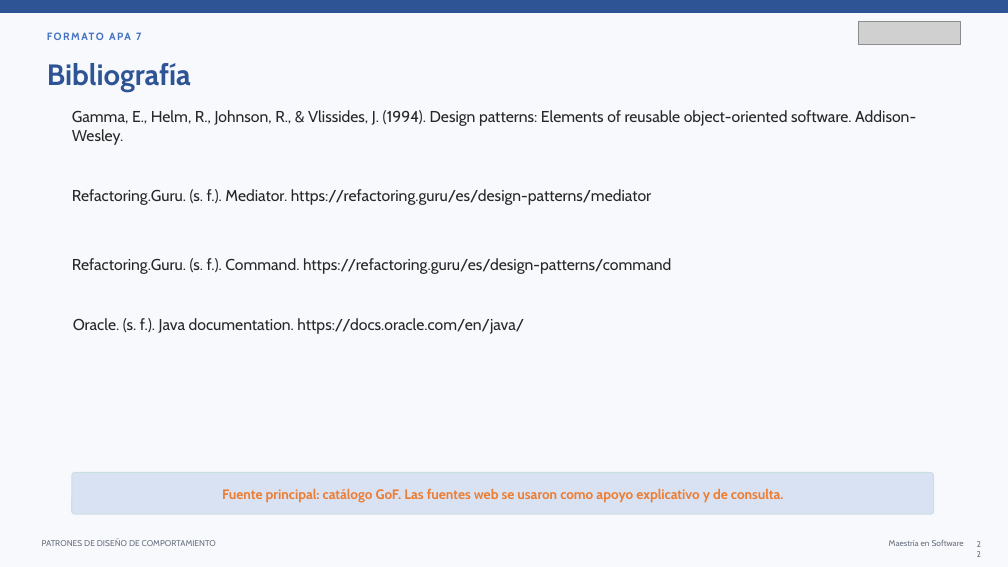
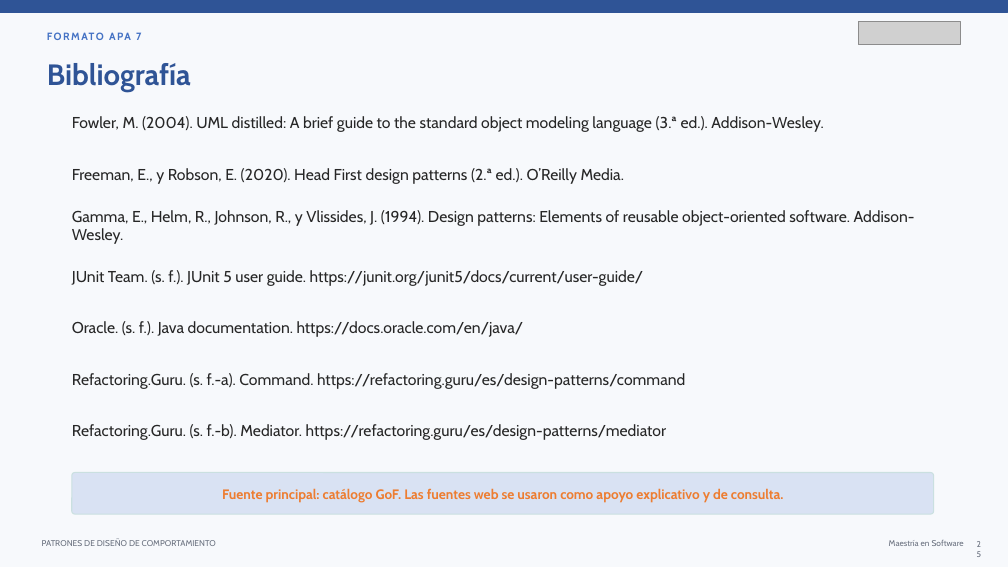
Before and after one commit to carytnas/PDS_Actividad03_Grupo02, a slide deck: slide 25 of documentacion/PDS_Actividad03_Grupo02.pptx (slide 22 before the commit). Drawn at 1008x567 pixels with LibreOffice and Linux fonts; fonts in the diff are those of the drawing; grey boxes stand for pictures. Boxes give left, top, right and bottom in pixels: in the first picture for what was removed or moved away, otherwise in the second. Text is boxed around its words. In the diff, an @@ line names an element or a change of style, - is before the commit and + after.

Commit message:
Mejoras de Mediator y Command, pruebas e informe actualizado
- Mediator: AvionSanitario con prioridad en la torre, aviso de nuevas
  posiciones en la cola y registro de aeronaves desde el cliente.
- Command: deshacer con historial, Ventilador, MacroComando y control
  con varios botones reasignables.
- Pruebas unitarias con JUnit 5 (13 pruebas) y pom.xml para mvn test.
- Diagramas UML regenerados y alineados con el código.
- Informe (docx y pdf) y presentación actualizados.

```diff
--- a/documentacion/PDS_Actividad03_Grupo02.pptx
+++ b/documentacion/PDS_Actividad03_Grupo02.pptx
@@ text added at (x1=72, y1=116, x2=823, y2=132), 15 pt, text #272727 @@
+Fowler, M. (2004). UML distilled: A brief guide to the standard object modeling language (3.ª ed.). Addison-Wesley.
@@ text added at (x1=72, y1=168, x2=624, y2=184), 15 pt, text #272727 @@
+Freeman, E., y Robson, E. (2020). Head First design patterns (2.ª ed.). O’Reilly Media.
@@ text at (x1=72, y1=210, x2=915, y2=244): text changed @@
-Gamma, E., Helm, R., Johnson, R., & Vlissides, J. (1994). Design patterns: Elements of reusable object-oriented software. Addison-Wesley.
+Gamma, E., Helm, R., Johnson, R., y Vlissides, J. (1994). Design patterns: Elements of reusable object-oriented software. Addison-Wesley.
@@ text added at (x1=72, y1=270, x2=644, y2=286), 15 pt, text #272727 @@
+JUnit Team. (s. f.). JUnit 5 user guide. https://junit.org/junit5/docs/current/user-guide/
@@ text at (x1=72, y1=373, x2=685, y2=389): text changed @@
-Refactoring.Guru. (s. f.). Command. https://refactoring.guru/es/design-patterns/command
+Refactoring.Guru. (s. f.-a). Command. https://refactoring.guru/es/design-patterns/command
@@ text at (x1=72, y1=424, x2=666, y2=440): text changed @@
-Refactoring.Guru. (s. f.). Mediator. https://refactoring.guru/es/design-patterns/mediator
+Refactoring.Guru. (s. f.-b). Mediator. https://refactoring.guru/es/design-patterns/mediator
```
Also in this commit, not shown: 15 other slides changed, 3 slides added, 24 other files.
